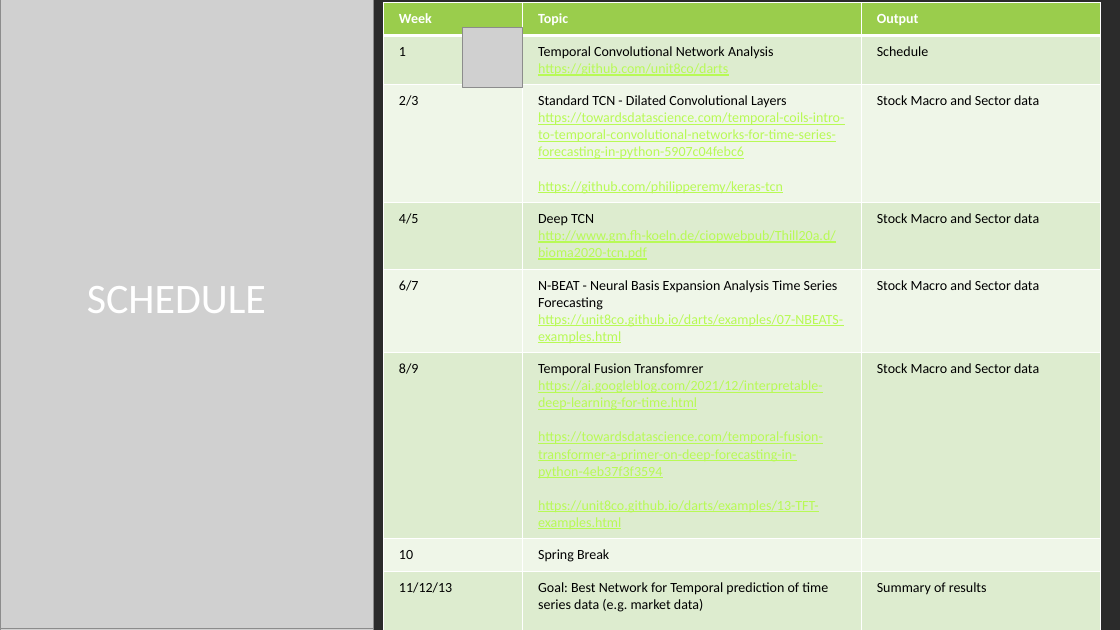
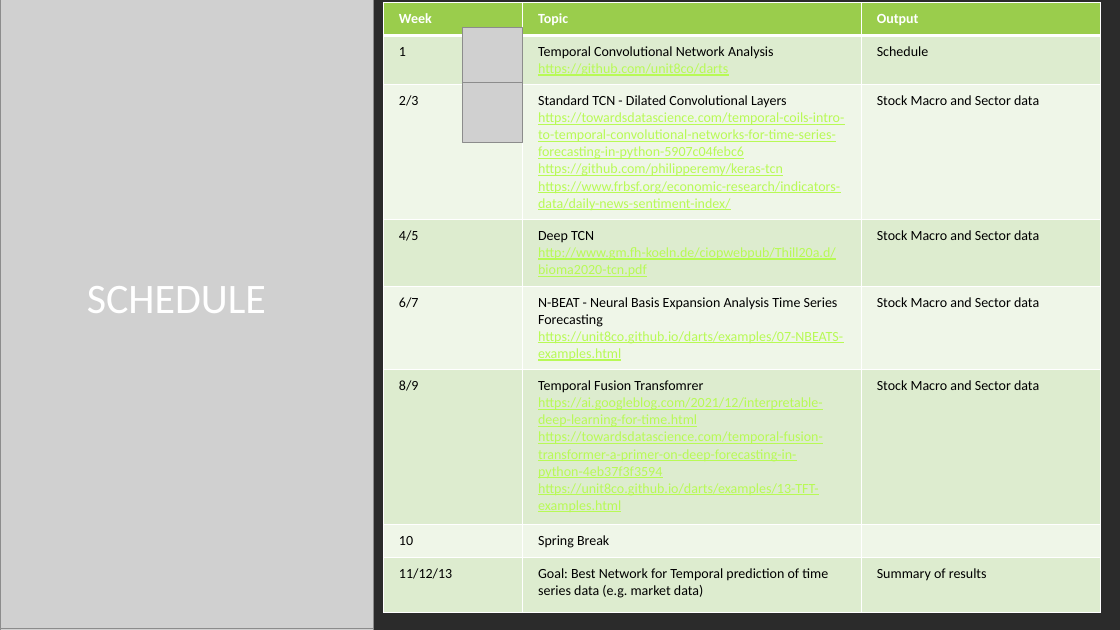
Before and after one commit to shawnmccarthy/temporal, a slide deck: slide 3 of mccarthy-shawn_slides.pptx. Drawn at 1120x630 pixels with LibreOffice and Linux fonts; fonts in the diff are those of the drawing; grey boxes stand for pictures; background and template pictures are left out; a plain dark background stands for a picture behind light text. Boxes give left, top, right and bottom in pixels: in the first picture for what was removed or moved away, otherwise in the second. Text is boxed around its words. In the diff, an @@ line names an element or a change of style, - is before the commit and + after.

```diff
--- a/mccarthy-shawn_slides.pptx
+++ b/mccarthy-shawn_slides.pptx
@@ table at <box>384,3,1101,608</box> @@
-row 3, column 2: Standard TCN - Dilated Convolutional Layers / https://towardsdatascience.com/temporal-coils-intro-to-temporal-convolutional-networks-for-time-series-forecasting-in-python-5907c04febc6 / https://github.com/philipperemy/keras-tcn
+row 3, column 2: Standard TCN - Dilated Convolutional Layers / https://towardsdatascience.com/temporal-coils-intro-to-temporal-convolutional-networks-for-time-series-forecasting-in-python-5907c04febc6 / https://github.com/philipperemy/keras-tcn / https://www.frbsf.org/economic-research/indicators-data/daily-news-sentiment-index/
@@ picture added at <box>463,82,523,142</box> @@
```
Also in this commit, not shown: 2 other slides changed, 6 slides added, 4 other files.
